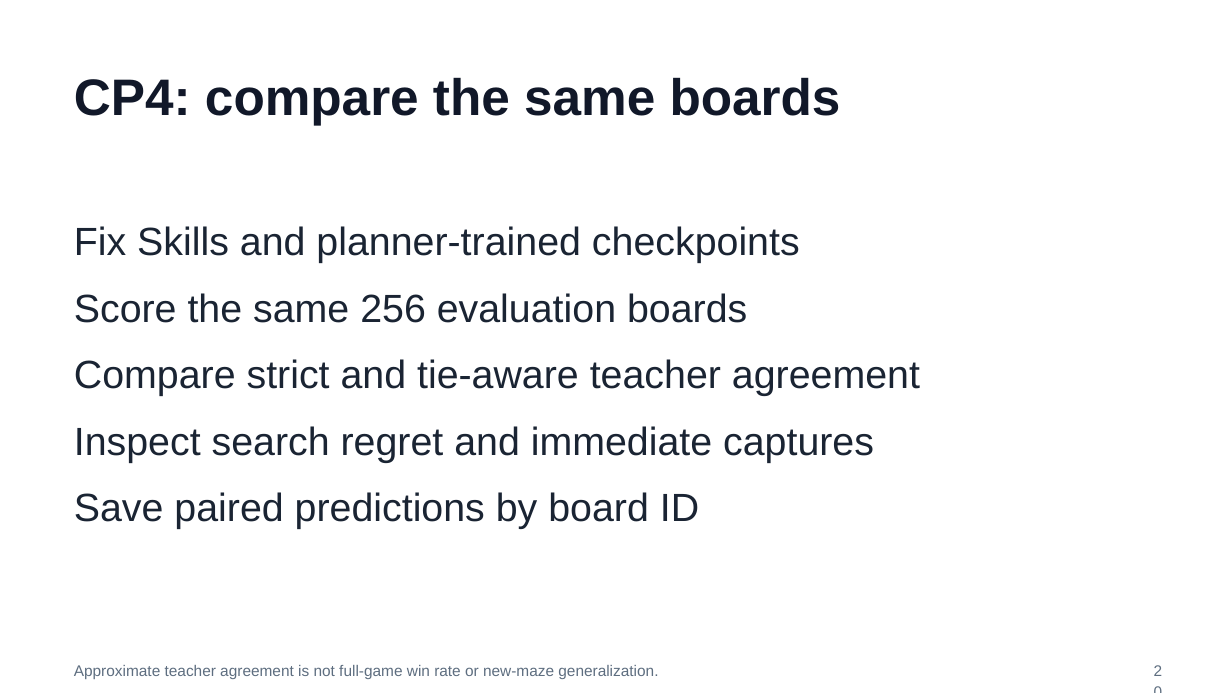
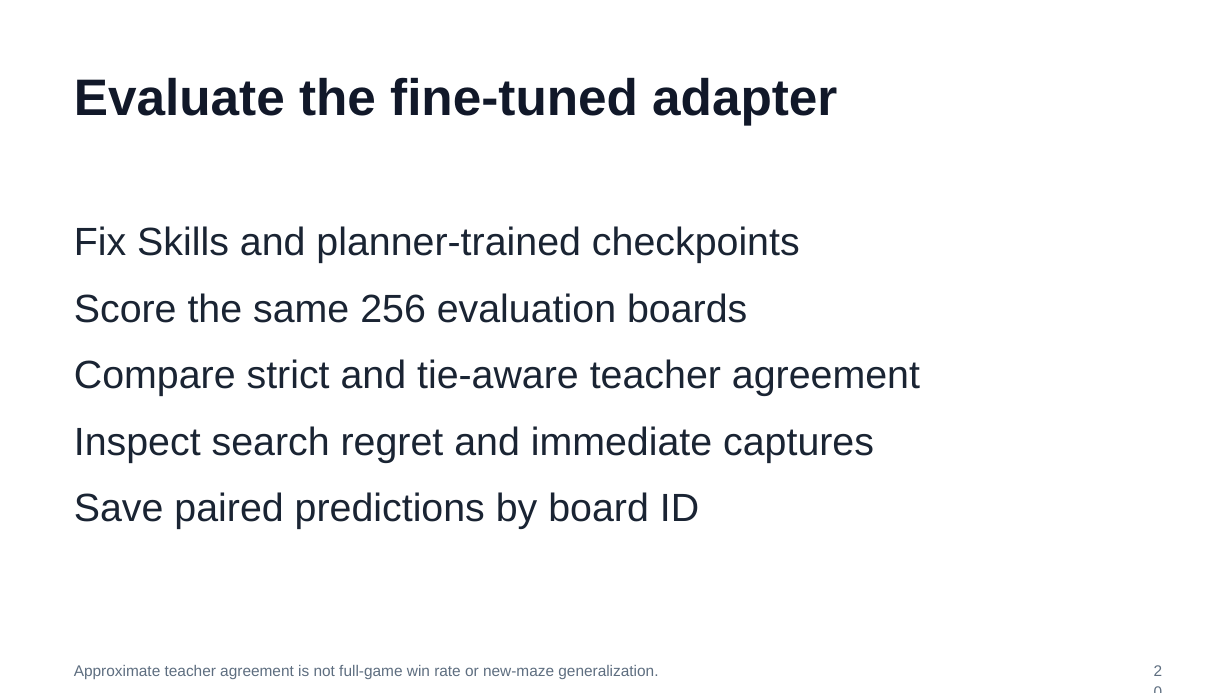
Before and after one commit to huixu11/QPlusLearning, a slide deck: slide 20 of labs/lab-01-kev-pacman/slides/pacman-lab.pptx. Drawn at 1232x693 pixels with LibreOffice and Linux fonts; fonts in the diff are those of the drawing. Boxes give left, top, right and bottom in pixels: in the first picture for what was removed or moved away, otherwise in the second. Text is boxed around its words. In the diff, an @@ line names an element or a change of style, - is before the commit and + after.

```diff
--- a/labs/lab-01-kev-pacman/slides/pacman-lab.pptx
+++ b/labs/lab-01-kev-pacman/slides/pacman-lab.pptx
@@ title at (x1=74, y1=77, x2=837, y2=125): text changed @@
-CP4: compare the same boards
+Evaluate the fine-tuned adapter
```
Also in this commit, not shown: 8 other slides changed, 8 other files.
